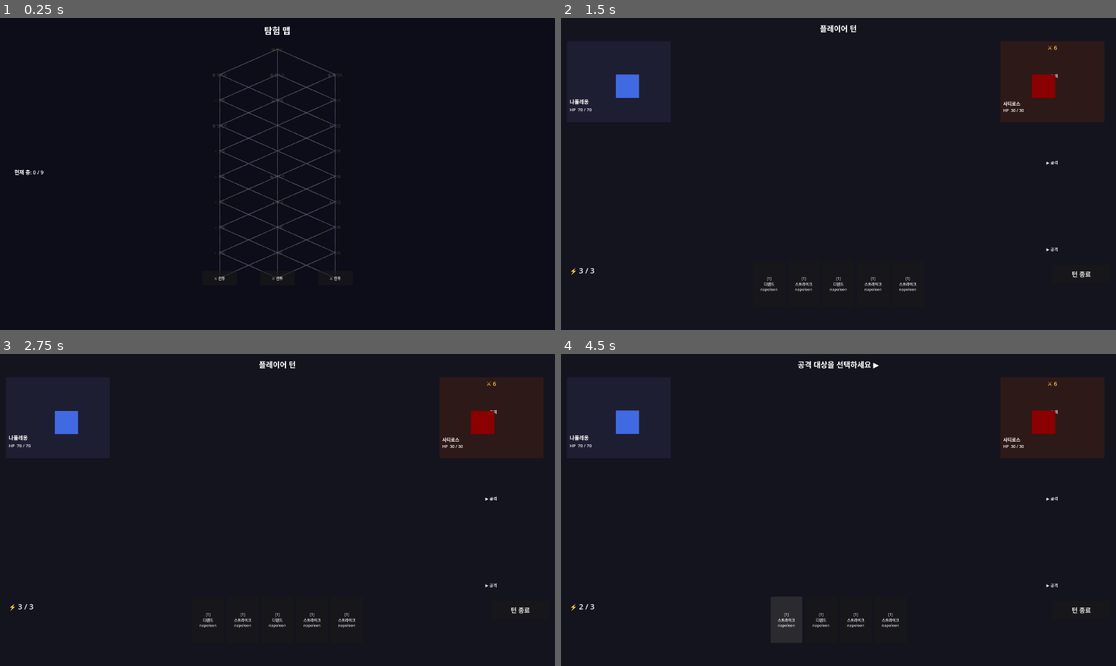
Above: before the commit, frames 1-4 (two rows, left to right).
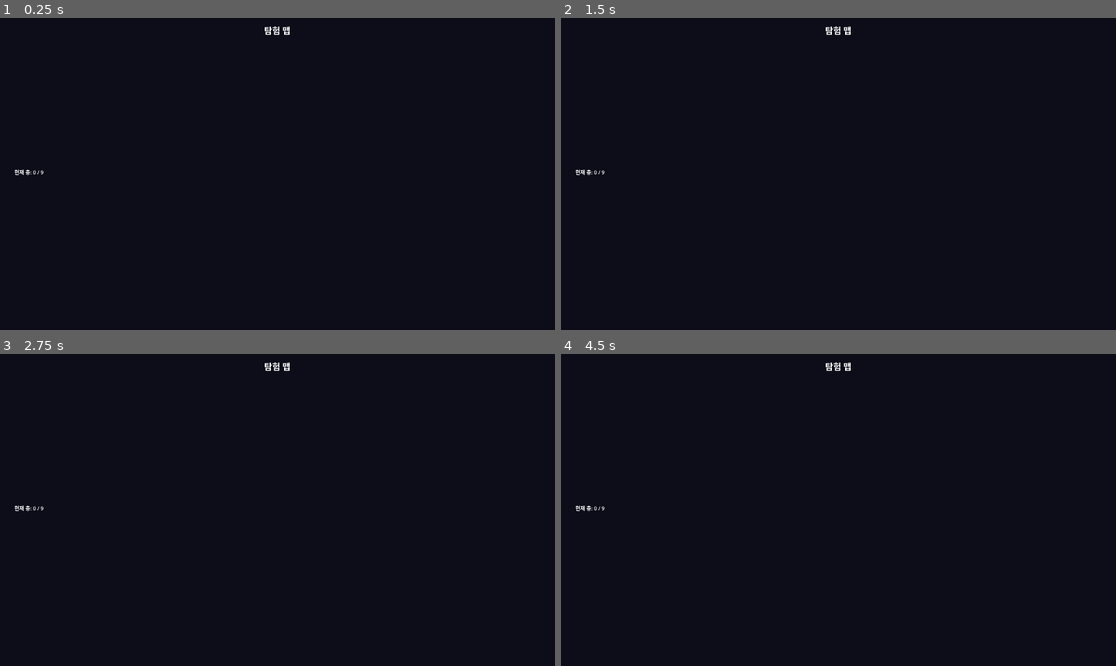
Above: after the commit, the same moments.

Repository: l980l/stsl
Game: Godot game, scene res://scenes/map/map_scene.tscn
Same seed, same stepped clock (60 frames per second), same inputs: the game is played once before the commit and once after it. The project has no main scene, so this scene is started directly.
Inputs (mouse positions are in pixels of both pictures, inside the frame that each line leads up to):
- Up to frame 1 (0.25 s): no input
- Up to frame 2 (1.5 s): click (783, 276) at 0.5 s, where only the run before the commit has a clickable "⚔ 전투"; click (1054, 77) at 1.25 s, where only the run before the commit has a clickable "▶ 공격"
- Up to frame 3 (2.75 s): click (493, 497) at 2 s, where only the run before the commit has a clickable "▶ 공격"
- Up to frame 4 (4.5 s): click (1054, 584) at 2.75 s, where only the run before the commit has a clickable "▶ 공격"; click (771, 619) at 3.5 s, where only the run before the commit has a clickable "[1] 디펜드 napoleon"; click (788, 619) at 4.25 s, where only the run before the commit has a clickable "[1] 스트라이크 napoleon"

The runs differ from the first frame. In frame 1, 1.4% of the frame differs, in the area x 38-62%, y 9-85%; in frame 2, 10%; in frame 3, 10%; in frame 4, 11%, in the area x 1-98%, y 2-93%.

Commit message:
feat: Plan 11 — 메인 메뉴 + 게임오버 화면 (#11) (#11)
* feat: GameManager에 GAME_OVER 상태 추가 — 패배/보스 처치 시 game_over_scene으로 이동

* feat: MainMenuScene 생성 — 새 게임/이어하기 분기

* feat: GameOverScene 생성 — 승리/패배 결과 + 메인 메뉴 복귀

* feat: 프로젝트 시작 씬을 main_menu_scene으로 변경

* refactor: MapScene에서 continue dialog 제거 — 메인 메뉴로 이전

Diff:
--- a/autoload/game_manager.gd
+++ b/autoload/game_manager.gd
@@ -2,13 +2,14 @@
 class_name GameManagerClass
 extends Node
 
-enum GameState { MAP, BATTLE, CARD_PICK, EVENT, SHOP, REST }
+enum GameState { MAP, BATTLE, CARD_PICK, EVENT, SHOP, REST, GAME_OVER }
 
 var current_state: GameState = GameState.MAP
 var current_floor: int = 0
 var current_chapter: int = 1
 var gold: int = 0
 var relics: Array = []
+var run_won: bool = false
 
 # ── Plan 04: 런 스테이트 ──────────────────────────────
 var run_map: Array = []             # Array[MapNodeResource]
@@ -87,6 +88,7 @@
 	pending_enemies.clear()
 	card_rewards.clear()
 	pending_event = null
+	run_won = false
 
 # ── Plan 04: 런 관리 ──────────────────────────────────
 
@@ -192,22 +194,28 @@
 		change_state(GameState.CARD_PICK)
 		_request_scene("res://scenes/card_pick/card_pick_scene.tscn")
 	else:
+		run_won = false
 		run_ended.emit(false)
 		var _sm_fail = Engine.get_singleton("SaveManager") if Engine.has_singleton("SaveManager") else null
 		if _sm_fail:
 			_sm_fail.clear_save()
-		change_state(GameState.MAP)
-		_request_scene("res://scenes/map/map_scene.tscn")
+		change_state(GameState.GAME_OVER)
+		_request_scene("res://scenes/game_over/game_over_scene.tscn")
 
 func complete_card_pick() -> void:
 	var node: Resource = run_map[current_node_id]
 	_advance_nodes_from(current_node_id)
 	var MapNodeRes = load("res://resources/map_node_resource.gd")
 	if node.room_type == MapNodeRes.RoomType.BOSS:
+		run_won = true
 		run_ended.emit(true)
 		var _sm_win = Engine.get_singleton("SaveManager") if Engine.has_singleton("SaveManager") else null
 		if _sm_win:
 			_sm_win.clear_save()
+		card_rewards.clear()
+		change_state(GameState.GAME_OVER)
+		_request_scene("res://scenes/game_over/game_over_scene.tscn")
+		return
 	card_rewards.clear()
 	change_state(GameState.MAP)
 	_request_scene("res://scenes/map/map_scene.tscn")
--- a/project.godot
+++ b/project.godot
@@ -13,7 +13,7 @@
 config/name="STSL"
 config/features=PackedStringArray("4.6", "Mobile")
 config/icon="res://icon.svg"
-config/run/main_scene="res://scenes/map/map_scene.tscn"
+config/run/main_scene="res://scenes/main_menu/main_menu_scene.tscn"
 
 [autoload]
 
--- /dev/null
+++ b/scenes/game_over/game_over_scene.gd
@@ -0,0 +1,42 @@
+# scenes/game_over/game_over_scene.gd
+extends Node2D
+
+func _ready() -> void:
+	_build_ui()
+
+func _build_ui() -> void:
+	var is_win: bool = GameManager.run_won
+
+	var bg := ColorRect.new()
+	bg.color = Color(0.02, 0.05, 0.02) if is_win else Color(0.05, 0.02, 0.02)
+	bg.position = Vector2.ZERO
+	bg.size = Vector2(1920, 1080)
+	add_child(bg)
+
+	var title := Label.new()
+	title.text = "승리!" if is_win else "패배"
+	title.position = Vector2(660, 200)
+	title.size = Vector2(600, 120)
+	title.horizontal_alignment = HORIZONTAL_ALIGNMENT_CENTER
+	title.add_theme_font_size_override("font_size", 72)
+	title.modulate = Color(1.0, 0.9, 0.3) if is_win else Color(0.9, 0.3, 0.3)
+	add_child(title)
+
+	var info := Label.new()
+	info.text = "도달 층: %d / 9\n보유 골드: %d" % [GameManager.current_floor, GameManager.gold]
+	info.position = Vector2(660, 380)
+	info.size = Vector2(600, 80)
+	info.horizontal_alignment = HORIZONTAL_ALIGNMENT_CENTER
+	info.add_theme_font_size_override("font_size", 28)
+	add_child(info)
+
+	var btn := Button.new()
+	btn.text = "메인 메뉴로"
+	btn.position = Vector2(810, 520)
+	btn.size = Vector2(300, 60)
+	btn.add_theme_font_size_override("font_size", 24)
+	btn.pressed.connect(_on_main_menu)
+	add_child(btn)
+
+func _on_main_menu() -> void:
+	get_tree().change_scene_to_file("res://scenes/main_menu/main_menu_scene.tscn")
--- /dev/null
+++ b/scenes/game_over/game_over_scene.tscn
@@ -0,0 +1,6 @@
+[gd_scene load_steps=2 format=3]
+
+[ext_resource type="Script" path="res://scenes/game_over/game_over_scene.gd" id="1"]
+
+[node name="GameOverScene" type="Node2D"]
+script = ExtResource("1")
--- /dev/null
+++ b/scenes/main_menu/main_menu_scene.gd
@@ -0,0 +1,47 @@
+# scenes/main_menu/main_menu_scene.gd
+extends Node2D
+
+func _ready() -> void:
+	_build_ui()
+
+func _build_ui() -> void:
+	var bg := ColorRect.new()
+	bg.color = Color(0.05, 0.05, 0.1)
+	bg.position = Vector2.ZERO
+	bg.size = Vector2(1920, 1080)
+	add_child(bg)
+
+	var title := Label.new()
+	title.text = "STSL"
+	title.position = Vector2(660, 200)
+	title.size = Vector2(600, 100)
+	title.horizontal_alignment = HORIZONTAL_ALIGNMENT_CENTER
+	title.add_theme_font_size_override("font_size", 72)
+	title.modulate = Color(1.0, 0.9, 0.4)
+	add_child(title)
+
+	var btn_new := Button.new()
+	btn_new.text = "새 게임"
+	btn_new.position = Vector2(810, 420)
+	btn_new.size = Vector2(300, 60)
+	btn_new.add_theme_font_size_override("font_size", 24)
+	btn_new.pressed.connect(_on_new_game)
+	add_child(btn_new)
+
+	if SaveManager.has_save():
+		var btn_cont := Button.new()
+		btn_cont.text = "이어하기"
+		btn_cont.position = Vector2(810, 500)
+		btn_cont.size = Vector2(300, 60)
+		btn_cont.add_theme_font_size_override("font_size", 24)
+		btn_cont.pressed.connect(_on_continue)
+		add_child(btn_cont)
+
+func _on_new_game() -> void:
+	SaveManager.clear_save()
+	GameManager.start_run()
+	get_tree().change_scene_to_file("res://scenes/map/map_scene.tscn")
+
+func _on_continue() -> void:
+	SaveManager.load_save()
+	get_tree().change_scene_to_file("res://scenes/map/map_scene.tscn")
--- /dev/null
+++ b/scenes/main_menu/main_menu_scene.tscn
@@ -0,0 +1,6 @@
+[gd_scene load_steps=2 format=3]
+
+[ext_resource type="Script" path="res://scenes/main_menu/main_menu_scene.gd" id="1"]
+
+[node name="MainMenuScene" type="Node2D"]
+script = ExtResource("1")
--- a/scenes/map/map_scene.gd
+++ b/scenes/map/map_scene.gd
@@ -14,32 +14,6 @@
 var _relic_container: HBoxContainer
 
 func _ready() -> void:
-	if SaveManager.has_save() and GameManager.run_map.is_empty():
-		_show_continue_dialog()
-	elif GameManager.run_map.is_empty():
-		GameManager.start_run()
-		_build_ui()
-		_refresh_map()
-	else:
-		_build_ui()
-		_refresh_map()
-
-func _show_continue_dialog() -> void:
-	var dialog := ConfirmationDialog.new()
-	dialog.dialog_text = "이전 런을 이어하시겠습니까?"
-	dialog.confirmed.connect(_on_continue_confirmed)
-	dialog.canceled.connect(_on_new_run)
-	add_child(dialog)
-	dialog.popup_centered()
-
-func _on_continue_confirmed() -> void:
-	SaveManager.load_save()
-	_build_ui()
-	_refresh_map()
-
-func _on_new_run() -> void:
-	SaveManager.clear_save()
-	GameManager.start_run()
 	_build_ui()
 	_refresh_map()
 
--- a/tests/test_game_manager.gd
+++ b/tests/test_game_manager.gd
@@ -13,6 +13,7 @@
 	test_enter_node_marks_visited()
 	test_enter_battle_sets_pending_enemies()
 	test_complete_battle_generates_rewards()
+	test_battle_lost_goes_to_game_over()
 	return {"passed": passed, "failed": failed}
 
 func _assert(cond: bool, msg: String) -> void:
@@ -62,3 +63,11 @@
 	# → card_rewards는 빈 배열. complete_battle이 예외 없이 완료되면 정상
 	_assert(gm.card_rewards is Array, "complete_battle 후 card_rewards는 Array")
 	_assert(gm.current_state == 2, "complete_battle 후 상태 CARD_PICK(2)으로 변경")  # GameState.CARD_PICK == 2
+
+func test_battle_lost_goes_to_game_over() -> void:
+	print("[TestGameManager] test_battle_lost_goes_to_game_over")
+	var gm := _make_gm()
+	gm.enter_node(0)
+	gm.complete_battle(false)
+	_assert(gm.run_won == false, "패배 시 run_won == false")
+	_assert(gm.current_state == 6, "패배 시 상태 GAME_OVER(6)으로 변경")  # GameState.GAME_OVER == 6
